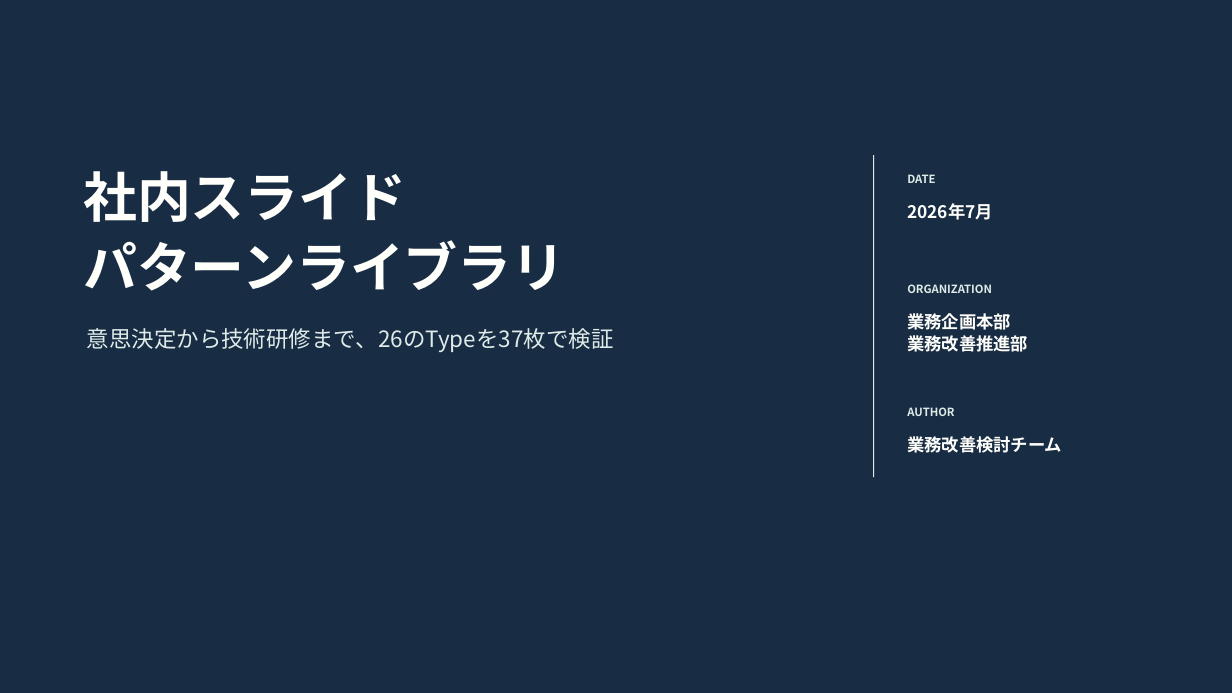
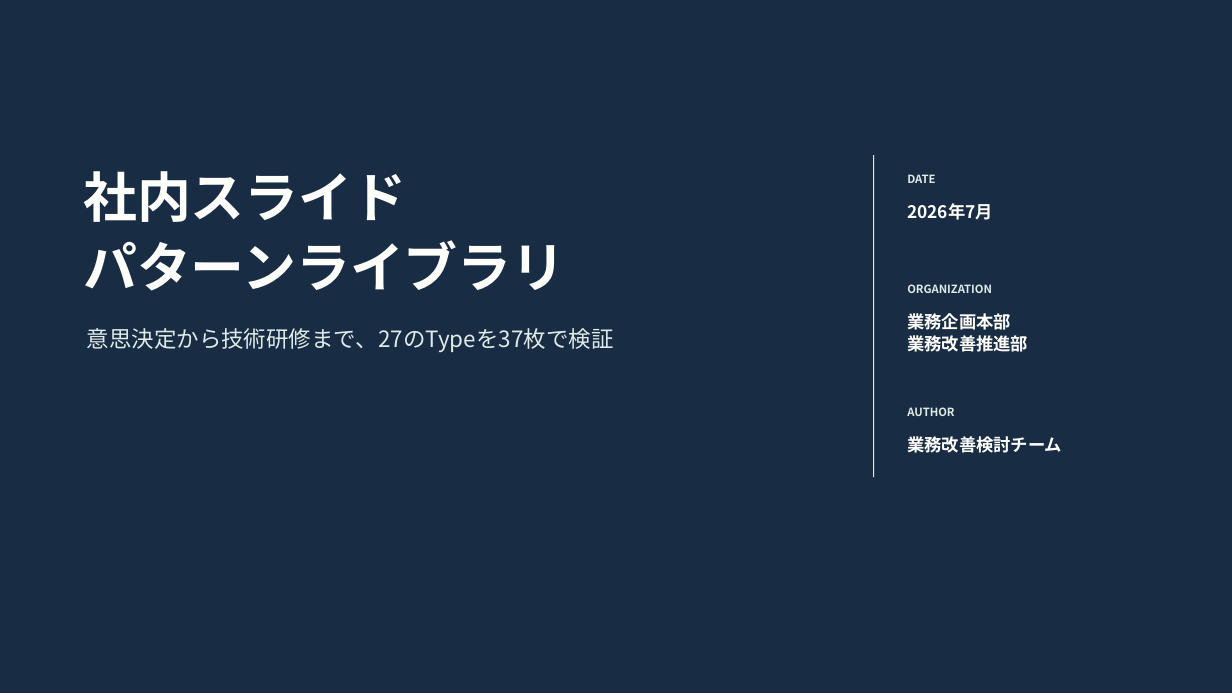
Before and after one commit to thinas1115/pptxdsl, a slide deck: slide 1 of examples/gallery/pattern_gallery.pptx. Drawn at 1232x693 pixels with LibreOffice and Linux fonts; fonts in the diff are those of the drawing; background and template pictures are left out; a plain dark background stands for a picture behind light text. Boxes give left, top, right and bottom in pixels: in the first picture for what was removed or moved away, otherwise in the second. Text is boxed around its words. In the diff, an @@ line names an element or a change of style, - is before the commit and + after.

```diff
--- a/examples/gallery/pattern_gallery.pptx
+++ b/examples/gallery/pattern_gallery.pptx
@@ text at (87, 328, 614, 352): text changed @@
-意思決定から技術研修まで、26のTypeを37枚で検証
+意思決定から技術研修まで、27のTypeを37枚で検証
```
Also in this commit, not shown: 36 other slides changed, 1 slide removed, 16 other files.
